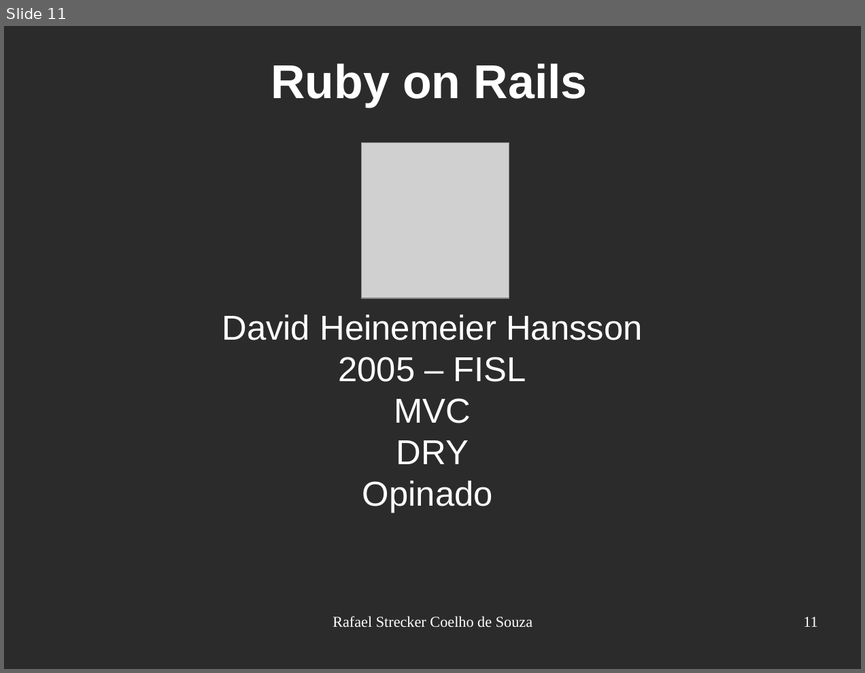
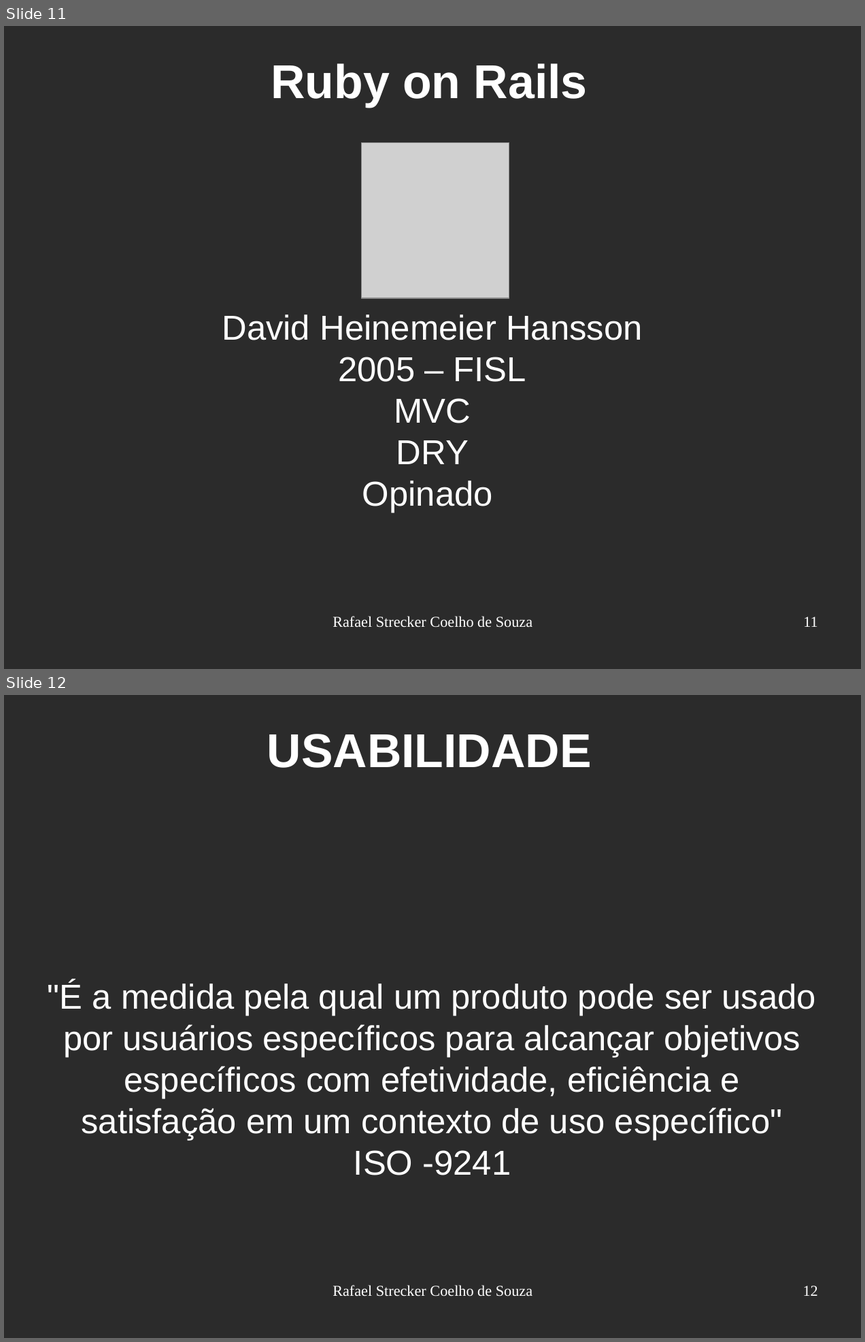
Before and after one commit to rafaelsouza/tcc, a slide deck: apresentacao/draft_apresentacao.odp. Shown one above the other, each under a label of ours: slide 11 before the commit, slides 11 and 12 after it. The pictures are 865x673 and 865x1342 pixels, drawn with LibreOffice and Linux fonts; fonts in the diff are those of the drawing; grey boxes stand for pictures; background and template pictures are left out; a plain dark background stands for a picture behind light text. Boxes give left, top, right and bottom in pixels: in the first picture for what was removed or moved away, otherwise in the second. Text is boxed around its words. In the diff, an @@ line names an element or a change of style, - is before the commit and + after.

```diff
--- a/apresentacao/draft_apresentacao.odp
+++ b/apresentacao/draft_apresentacao.odp
@@ slide 12 added at <box>4,695,861,1338</box>, background picture (left out) @@
@@ title added at <box>267,734,592,768</box>, 44 pt, text #FFFFFF, bold @@
+USABILIDADE
@@ subtitle added at <box>48,981,816,1175</box>, 32 pt, text #FFFFFF @@
+"É a medida pela qual um produto pode ser usado por usuários específicos para alcançar objetivos específicos com efetividade, eficiência e satisfação em um contexto de uso específico" ISO -9241
@@ text added at <box>332,1285,532,1296</box>, 14 pt, text #FFFFFF @@
+Rafael Strecker Coelho de Souza
@@ page number added at <box>803,1285,818,1295</box>, 14 pt, text #FFFFFF @@
+12
```
Also in this commit, not shown: 11 slides changed, 5 other slides added, 9 other files.
